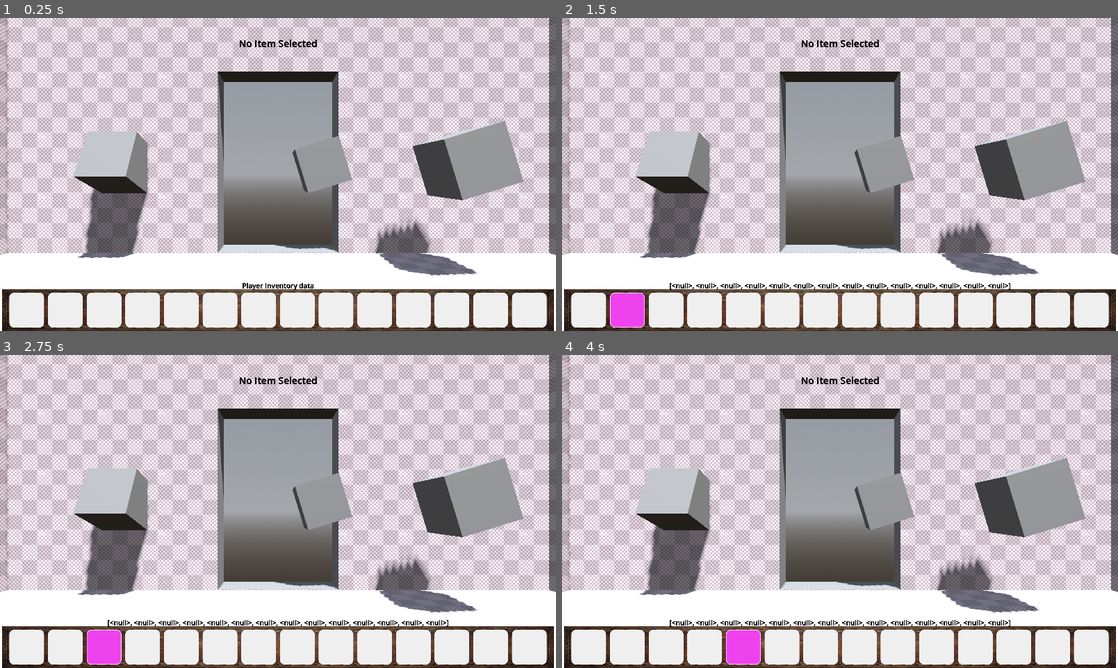
Above: before the commit, frames 1-4 (two rows, left to right).
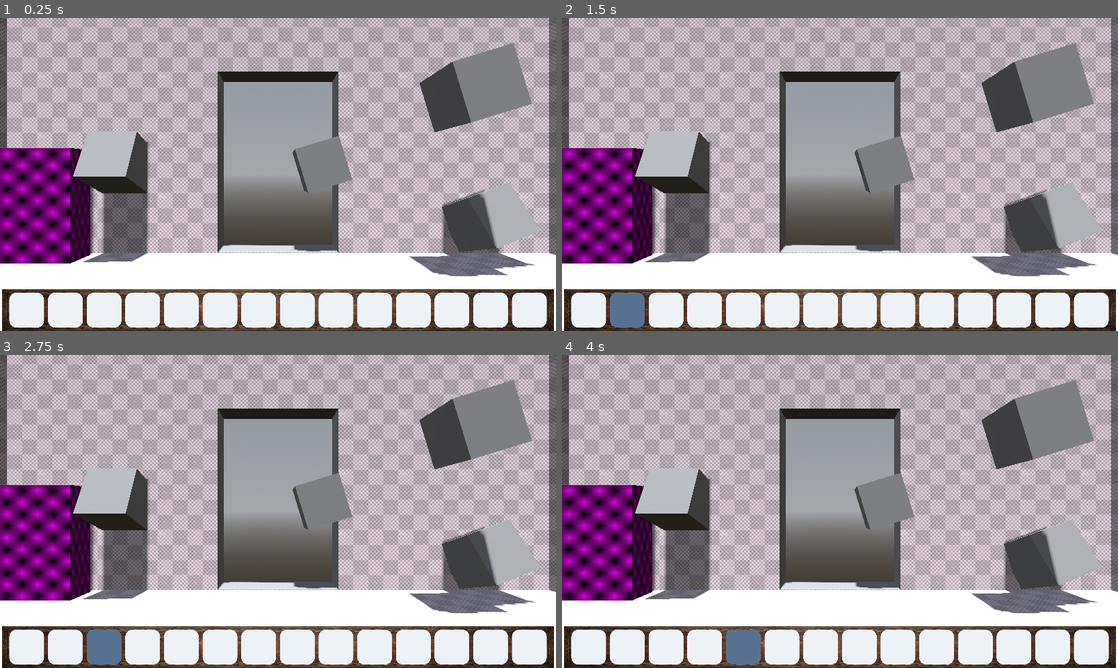
Above: after the commit, the same moments.

Repository: AstonisherVR/The-Girl-In-The-Wndow-Fan-Remake
Game: Godot game, scene res://Levels/main_scene.tscn
Two runs of this game, one before a commit and one after it. Both use one fixed random seed, a clock stepped at 60 frames per second and the inputs below. The engine's default icon, where the game draws it, is replaced by a stand-in: a white triangle on a blue panel in a dark square.
Inputs (mouse positions are in pixels of both pictures, inside the frame that each line leads up to):
- Up to frame 1 (0.25 s): no input
- Up to frame 2 (1.5 s): click (589, 309) at 0.5 s; click (628, 309) at 1.25 s
- Up to frame 3 (2.75 s): click (105, 646) at 2 s
- Up to frame 4 (4 s): click (706, 646) at 2.75 s; click (745, 646) at 3.5 s

The runs differ from the first frame. In frame 1, 61% of the frame differs, in the area x 0-99%, y 0-99%; in frame 2, 62%; in frame 3, 62%; in frame 4, 62%.

Commit message:
Inventory System Stable COMPLETE PROTOTYPE
I finished all the base functionality thatI set out to do.
- Collect Items
- Select Items
- Deselect Items
- Combine Items
- Use items
I'm happy with how it turned out.

Diff:
--- a/Inventory/InventoryResource.gd
+++ b/Inventory/InventoryResource.gd
@@ -39,16 +39,9 @@
 func remove_item_data_at_index(index: int) -> void:
 	item_data_list[index] = null
 
-# DANGER This is important OLD code from the tutorial
-#func remove_item_data_at_index(index: int) -> void:
-	#item_data_list[index] = null
-	#items_updated.emit()
-#func insert_item_data_at_index(item_data_to_insert: ItemResource, index: int) -> void:
-	#var old_index: int = item_data_list.find(item_data_to_insert)
-	#if old_index != -1:
-		#remove_item_data_at_index(old_index)
-	#item_data_list[index] = item_data_to_insert
-	#items_updated.emit()
+func use_item(use_item_data: ItemResource) -> void:
+	remove_item_data(use_item_data)
+	items_updated.emit()
 
 func combine_items(item_1: ItemResource, item_2: ItemResource) -> void:
 	# Creates the two posible combination keys
@@ -74,3 +67,15 @@
 	# Add the new combined item
 	insert_item_data_at_index(combined_item_data, index_of_item_2)
 	items_updated.emit()
+
+
+# WARNING This is important OLD code from the tutorial
+#func remove_item_data_at_index(index: int) -> void:
+	#item_data_list[index] = null
+	#items_updated.emit()
+#func insert_item_data_at_index(item_data_to_insert: ItemResource, index: int) -> void:
+	#var old_index: int = item_data_list.find(item_data_to_insert)
+	#if old_index != -1:
+		#remove_item_data_at_index(old_index)
+	#item_data_list[index] = item_data_to_insert
+	#items_updated.emit()
--- a/Inventory/inventory_ui.gd
+++ b/Inventory/inventory_ui.gd
@@ -5,7 +5,7 @@
 @onready var ui_item_slots: Array[Node] = %"HBox Items Container".get_children()
 
 ## Tracks the currently selected UI item TextureRect
-var currently_selected_ui_item: ItemUI
+static var currently_selected_ui_item: ItemUI
 
 func _ready() -> void:
 	connect_signals()
@@ -38,7 +38,7 @@
 	elif currently_selected_ui_item == item_slot_ui.my_child_item_ui:
 		_deselect_item()
 	# If the player item and the selected item can combine, combine them and select the new item
-	elif currently_selected_ui_item.item_data.can_combine and item_slot_ui.my_child_item_ui.item_data.can_combine:
+	elif currently_selected_ui_item.item_data.can_combine_with_item and item_slot_ui.my_child_item_ui.item_data.can_combine_with_item:
 		_combine_item(item_slot_ui)
 		_select_item(item_slot_ui)
 	# Otherwise, select the new item
@@ -71,7 +71,7 @@
 		var current_item_data: ItemResource = player_inventory.item_data_list[index]
 		# Gets the current slot UI of the iteration
 		var current_item_slot_ui: ItemSlotUI = (ui_item_slots[index] as ItemSlotUI)
-		# Gets the current item UI of the iteration from the slot
+		# Gets the c	urrent item UI of the iteration from the slot
 		var current_item_ui: ItemUI = current_item_slot_ui.my_child_item_ui
 
 		# Will skip this iteration if the item data is null
--- a/Items/Blue Jacket/blue_jacket.tres
+++ b/Items/Blue Jacket/blue_jacket.tres
@@ -14,8 +14,7 @@
 
 [resource]
 script = ExtResource("1_6b8bl")
-name = "Blue Jacket"
+name = &"Blue Jacket"
 texture = SubResource("GradientTexture2D_ojmn0")
-can_combine = false
-valid_combinations = {}
+can_combine_with_item = false
 metadata/_custom_type_script = ExtResource("1_6b8bl")
--- a/Items/Book/book.tres
+++ b/Items/Book/book.tres
@@ -5,6 +5,7 @@
 
 [resource]
 script = ExtResource("1_tv45l")
-name = "Book"
+name = &"Book"
 texture = ExtResource("2_exekt")
+can_combine_with_item = false
 metadata/_custom_type_script = ExtResource("1_tv45l")
--- a/Items/Candle/candle.tres
+++ b/Items/Candle/candle.tres
@@ -7,6 +7,5 @@
 script = ExtResource("1_6wrnq")
 name = "Candle"
 texture = ExtResource("2_c7t77")
-can_combine = true
-valid_combinations = {}
+can_combine_with_item = true
 metadata/_custom_type_script = ExtResource("1_6wrnq")
--- a/Items/ItemResource.gd
+++ b/Items/ItemResource.gd
@@ -1,5 +1,5 @@
 class_name ItemResource extends Resource
 
-@export var name: String
+@export var name: StringName
 @export var texture: Texture
-@export var can_combine: bool
+@export var can_combine_with_item: bool
--- /dev/null
+++ b/Items/Key/key.tres
@@ -0,0 +1,11 @@
+[gd_resource type="Resource" script_class="ItemResource" load_steps=3 format=3 uid="uid://cdbrpbdbc8150"]
+
+[ext_resource type="Script" uid="uid://dsv78uxm38t7d" path="res://Items/ItemResource.gd" id="1_gvngf"]
+[ext_resource type="Texture2D" uid="uid://dx3p17uc0kfv5" path="res://General Assets/Fork/Sprite.png" id="2_lsvty"]
+
+[resource]
+script = ExtResource("1_gvngf")
+name = &"Key"
+texture = ExtResource("2_lsvty")
+can_combine_with_item = false
+metadata/_custom_type_script = ExtResource("1_gvngf")
--- a/Items/Pieces of Paper/piece_of_paper.tres
+++ b/Items/Pieces of Paper/piece_of_paper.tres
@@ -14,6 +14,5 @@
 script = ExtResource("1_15nda")
 name = "Paper"
 texture = SubResource("GradientTexture2D_2hb8m")
-can_combine = false
-valid_combinations = {}
+can_combine_with_item = false
 metadata/_custom_type_script = ExtResource("1_15nda")
--- a/Items/Tv Dial/tv_dial.tres
+++ b/Items/Tv Dial/tv_dial.tres
@@ -7,8 +7,7 @@
 
 [resource]
 script = ExtResource("1_3qjj7")
-name = "TV Dial"
+name = &"TV Dial"
 texture = SubResource("PlaceholderTexture2D_3qjj7")
-can_combine = false
-valid_combinations = {}
+can_combine_with_item = false
 metadata/_custom_type_script = ExtResource("1_3qjj7")
--- a/Items/base_item.tscn
+++ b/Items/base_item.tscn
@@ -4,9 +4,11 @@
 [ext_resource type="Resource" uid="uid://diypkjkbko5nh" path="res://Items/basic_item.tres" id="2_u2ty4"]
 
 [sub_resource type="BoxShape3D" id="BoxShape3D_bdpob"]
+resource_local_to_scene = true
 size = Vector3(1.1, 1.1, 1.1)
 
 [sub_resource type="BoxMesh" id="BoxMesh_bdpob"]
+resource_local_to_scene = true
 
 [node name="Base Item" type="Area3D"]
 collision_layer = 2
--- a/Items/basic_item.tres
+++ b/Items/basic_item.tres
@@ -5,8 +5,7 @@
 
 [resource]
 script = ExtResource("1_0ktwm")
-name = "Defult"
+name = &"Defult"
 texture = ExtResource("2_uefoy")
-can_combine = true
-valid_combinations = {}
+can_combine_with_item = true
 metadata/_custom_type_script = ExtResource("1_0ktwm")
--- a/Items/item_slot_ui.gd
+++ b/Items/item_slot_ui.gd
@@ -22,3 +22,8 @@
 ## A check to see if the slot is empty
 func is_slot_empty() -> bool:
 	return !my_child_item_ui
+
+#func _on_timer_timeout() -> void:
+	#if my_index_in_inventory_ui == 0:
+		#print(focus_mode)
+		#print(my_child_item_ui)
--- a/Items/item_slot_ui.tscn
+++ b/Items/item_slot_ui.tscn
@@ -1,33 +1,30 @@
-[gd_scene load_steps=5 format=3 uid="uid://hyprkljqw17j"]
+[gd_scene load_steps=6 format=3 uid="uid://hyprkljqw17j"]
 
 [ext_resource type="Script" uid="uid://brdnmhqwbyst1" path="res://Items/item_slot_ui.gd" id="1_y8ttb"]
 
-[sub_resource type="StyleBoxFlat" id="StyleBoxFlat_twgb5"]
-bg_color = Color(0.941176, 0.262745, 0.941176, 1)
-border_width_left = 4
-border_width_top = 4
-border_width_right = 4
-border_width_bottom = 4
-border_color = Color(1, 1, 1, 1)
-border_blend = true
-corner_radius_top_left = 22
-corner_radius_top_right = 22
-corner_radius_bottom_right = 22
-corner_radius_bottom_left = 22
-
 [sub_resource type="StyleBoxFlat" id="StyleBoxFlat_i6b3u"]
-bg_color = Color(0.941176, 0.611765, 0.941176, 1)
-corner_radius_top_left = 22
-corner_radius_top_right = 22
-corner_radius_bottom_right = 22
-corner_radius_bottom_left = 22
+bg_color = Color(0.3477, 0.45144, 0.57, 1)
+corner_radius_top_left = 32
+corner_radius_top_right = 32
+corner_radius_bottom_right = 32
+corner_radius_bottom_left = 32
 
 [sub_resource type="StyleBoxFlat" id="StyleBoxFlat_3evxb"]
-bg_color = Color(0.94, 0.94, 0.94, 1)
-corner_radius_top_left = 22
-corner_radius_top_right = 22
-corner_radius_bottom_right = 22
-corner_radius_bottom_left = 22
+bg_color = Color(0.632414, 0.704389, 0.787348, 1)
+corner_radius_top_left = 32
+corner_radius_top_right = 32
+corner_radius_bottom_right = 32
+corner_radius_bottom_left = 32
+
+[sub_resource type="StyleBoxFlat" id="StyleBoxFlat_twgb5"]
+bg_color = Color(1, 1, 1, 0)
+
+[sub_resource type="StyleBoxFlat" id="StyleBoxFlat_y8ttb"]
+bg_color = Color(0.931291, 0.949799, 0.971489, 1)
+corner_radius_top_left = 32
+corner_radius_top_right = 32
+corner_radius_bottom_right = 32
+corner_radius_bottom_left = 32
 
 [node name="Item Slot UI" type="Button"]
 custom_minimum_size = Vector2(160, 160)
@@ -44,10 +41,11 @@
 grow_vertical = 2
 mouse_force_pass_scroll_events = false
 mouse_default_cursor_shape = 2
-theme_override_styles/focus = SubResource("StyleBoxFlat_twgb5")
-theme_override_styles/hover = SubResource("StyleBoxFlat_i6b3u")
-theme_override_styles/pressed = SubResource("StyleBoxFlat_3evxb")
-theme_override_styles/normal = SubResource("StyleBoxFlat_3evxb")
+theme_override_styles/focus = SubResource("StyleBoxFlat_i6b3u")
+theme_override_styles/hover = SubResource("StyleBoxFlat_3evxb")
+theme_override_styles/pressed = SubResource("StyleBoxFlat_twgb5")
+theme_override_styles/normal = SubResource("StyleBoxFlat_y8ttb")
+action_mode = 0
 button_mask = 3
 script = ExtResource("1_y8ttb")
 
@@ -61,3 +59,8 @@
 anchor_bottom = 0.5
 grow_horizontal = 2
 grow_vertical = 2
+
+[node name="Timer" type="Timer" parent="."]
+autostart = true
+
+[connection signal="timeout" from="Timer" to="." method="_on_timer_timeout"]
--- a/Levels/debug_control.gd
+++ b/Levels/debug_control.gd
@@ -7,10 +7,10 @@
 
 func _input(event: InputEvent) -> void:
 	if OS.is_debug_build():
-		if inventory_ui.currently_selected_ui_item:
-			var ui_sel_it := inventory_ui.currently_selected_ui_item
-			var itm_name: String = ui_sel_it.item_data.name
-			selected_item_label.text = "Selected Item "+ itm_name
-		else:
+		if !inventory_ui.currently_selected_ui_item:
 			selected_item_label.text = "No Item Selected"
+			return
+		var ui_sel_it := inventory_ui.currently_selected_ui_item
+		var itm_name: String = ui_sel_it.item_data.name
+		selected_item_label.text = "Selected Item "+ itm_name
 		player_inventory_data.text = str(player_inventory.item_data_list)
--- a/Levels/main_scene.tscn
+++ b/Levels/main_scene.tscn
@@ -9,9 +9,11 @@
 [ext_resource type="Resource" uid="uid://cjgjakgjqloqj" path="res://Items/Tv Dial/tv_dial.tres" id="5_kumpi"]
 [ext_resource type="Resource" uid="uid://qjestkaf0ux4" path="res://Items/Candle/candle.tres" id="5_wjs4o"]
 [ext_resource type="Resource" uid="uid://dgtexkmoux711" path="res://Items/Book/book.tres" id="6_mc1i1"]
+[ext_resource type="Resource" uid="uid://cdbrpbdbc8150" path="res://Items/Key/key.tres" id="7_kumpi"]
 [ext_resource type="Resource" uid="uid://crh5l41rhik1i" path="res://Items/Pieces of Paper/piece_of_paper.tres" id="8_wgp5u"]
 [ext_resource type="Script" uid="uid://cuap5ypbh5ahh" path="res://Levels/debug_control.gd" id="8_wjs4o"]
 [ext_resource type="Resource" uid="uid://d11mf7fctn1fx" path="res://Items/Floor Plank/floor_plank.tres" id="10_vdof2"]
+[ext_resource type="PackedScene" uid="uid://caukvxn00n7ic" path="res://base_interactable.tscn" id="14_wgp5u"]
 
 [sub_resource type="ProceduralSkyMaterial" id="ProceduralSkyMaterial_gebp6"]
 sky_horizon_color = Color(0.64625, 0.65575, 0.67075, 1)
@@ -29,7 +31,7 @@
 [node name="Main Scene" type="Node3D"]
 
 [node name="DirectionalLight3D" type="DirectionalLight3D" parent="."]
-transform = Transform3D(0.35417, -0.915255, 0.192023, 0.221618, 0.281626, 0.93358, -0.908542, -0.28809, 0.30258, 0, 8, 0)
+transform = Transform3D(0.999325, 0.0367205, 0.00103188, -0.00644737, 0.147669, 0.989015, 0.0361648, -0.988355, 0.147806, 0, 8, 0)
 shadow_enabled = true
 shadow_blur = 1.773
 
@@ -42,6 +44,10 @@
 [node name="House Prototype" parent="." instance=ExtResource("2_pi6ls")]
 transform = Transform3D(1, 0, 0, 0, 1, 0, 0, 0, 1, 0, -1, 0)
 
+[node name="Base Interactable" parent="." instance=ExtResource("14_wgp5u")]
+transform = Transform3D(1.4941, 0, 0, 0, 1.72287, 0, 0, 0, 0.423101, -3.79585, 0.832758, -4.1914)
+removable = true
+
 [node name="Base Item" parent="." instance=ExtResource("3_tl8y8")]
 transform = Transform3D(0.747871, 0, 0.056469, 0.00966788, 0.738926, -0.128041, -0.0556352, 0.128405, 0.736829, -4.03791, 0.375764, 4.25931)
 item_data = ExtResource("4_qs7lm")
@@ -50,7 +56,7 @@
 transform = Transform3D(0.717213, -0.219329, 0, 0.219329, 0.717213, 0, 0, 0, 0.75, 0.745943, 1.46872, -4.8)
 
 [node name="Base Item5" parent="." instance=ExtResource("3_tl8y8")]
-transform = Transform3D(0.717213, -0.219329, 0, 0.219329, 0.717213, 0, 0, 0, 0.75, 2.42668, 1.46872, -3.56827)
+transform = Transform3D(0.717213, -0.219329, 0, 0.219329, 0.717213, 0, 0, 0, 0.75, 2.52674, 2.38494, -3.56827)
 
 [node name="Base Item3" parent="." instance=ExtResource("3_tl8y8")]
 transform = Transform3D(0.320358, -0.566511, 0.372741, 0.591386, 0.435128, 0.153055, -0.331863, 0.228536, 0.632565, -4.62745, 3.73163, 0.91037)
@@ -59,6 +65,10 @@
 [node name="Base Item4" parent="." instance=ExtResource("3_tl8y8")]
 transform = Transform3D(0.75, 0, 0, 0, 0.656294, 0.363012, 0, -0.363012, 0.656294, 4.34005, 1.5268, -1.15079)
 item_data = ExtResource("6_mc1i1")
+
+[node name="Base Item7" parent="." instance=ExtResource("3_tl8y8")]
+transform = Transform3D(0.707586, 0.035042, 0.246159, 0.222122, 0.244573, -0.673309, -0.111731, 0.708135, 0.220364, 3.20933, 0.614458, -4.22934)
+item_data = ExtResource("7_kumpi")
 
 [node name="Base Item6" parent="." instance=ExtResource("3_tl8y8")]
 transform = Transform3D(0.568857, 0.090347, 0.480353, 0, 0.737076, -0.138633, -0.488776, 0.105149, 0.559054, 4.70104, 0.82664, 1.5872)
@@ -81,6 +91,7 @@
 [node name="Inventory UI" parent="CanvasLayer" instance=ExtResource("4_p8lrm")]
 
 [node name="DEBUG_CONTROL" type="Panel" parent="CanvasLayer"]
+visible = false
 self_modulate = Color(1, 1, 1, 0)
 anchors_preset = 7
 anchor_left = 0.5
--- /dev/null
+++ b/base_interactable.gd
@@ -0,0 +1,26 @@
+class_name BaseInteractable extends Area3D
+
+@export var item_name_to_interact_with: StringName
+@export var removable: bool = false
+
+@onready var player_inventory: InventoryResource = preload("uid://bwv3dsew20e5h")
+var mouse_in: bool = false
+
+func _input(event: InputEvent) -> void:
+	if !InventoryUI.currently_selected_ui_item: return
+	if event.is_action_pressed("L_CLICK") and mouse_in == true:
+		if InventoryUI.currently_selected_ui_item.item_data.name == item_name_to_interact_with:
+			interact_with_item(InventoryUI.currently_selected_ui_item.item_data)
+			if removable: remove_self()
+
+func interact_with_item(item_to_interact: ItemResource) -> void:
+	player_inventory.use_item(item_to_interact)
+
+func remove_self() -> void:
+	queue_free()
+
+func _on_mouse_entered() -> void:
+	mouse_in = true
+
+func _on_mouse_exited() -> void:
+	mouse_in = false
--- /dev/null
+++ b/base_interactable.tscn
@@ -0,0 +1,33 @@
+[gd_scene load_steps=6 format=3 uid="uid://caukvxn00n7ic"]
+
+[ext_resource type="Script" uid="uid://bum2cjmnupma" path="res://base_interactable.gd" id="1_fxgow"]
+
+[sub_resource type="BoxShape3D" id="BoxShape3D_s3xij"]
+resource_local_to_scene = true
+size = Vector3(1.1, 1.1, 1.1)
+
+[sub_resource type="PlaceholderTexture2D" id="PlaceholderTexture2D_fxgow"]
+
+[sub_resource type="StandardMaterial3D" id="StandardMaterial3D_h3yni"]
+shading_mode = 2
+diffuse_mode = 3
+albedo_texture = SubResource("PlaceholderTexture2D_fxgow")
+uv1_scale = Vector3(5, 5, 5)
+
+[sub_resource type="BoxMesh" id="BoxMesh_h3yni"]
+resource_local_to_scene = true
+material = SubResource("StandardMaterial3D_h3yni")
+
+[node name="Base Interactable" type="Area3D"]
+collision_layer = 4
+script = ExtResource("1_fxgow")
+item_name_to_interact_with = &"Key"
+
+[node name="CollisionShape3D" type="CollisionShape3D" parent="."]
+shape = SubResource("BoxShape3D_s3xij")
+
+[node name="MeshInstance3D" type="MeshInstance3D" parent="."]
+mesh = SubResource("BoxMesh_h3yni")
+
+[connection signal="mouse_entered" from="." to="." method="_on_mouse_entered"]
+[connection signal="mouse_exited" from="." to="." method="_on_mouse_exited"]
Not shown: 1 places in Levels/main_scene.tscn that only renumber resources
Not shown, removed: README.md.uid
Not shown, added: base_interactable.gd.uid
